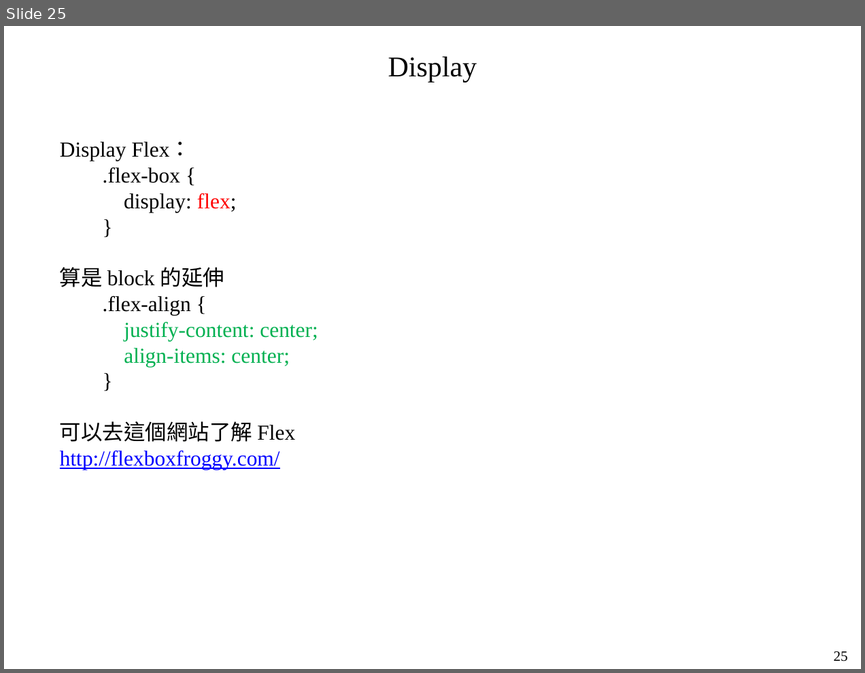
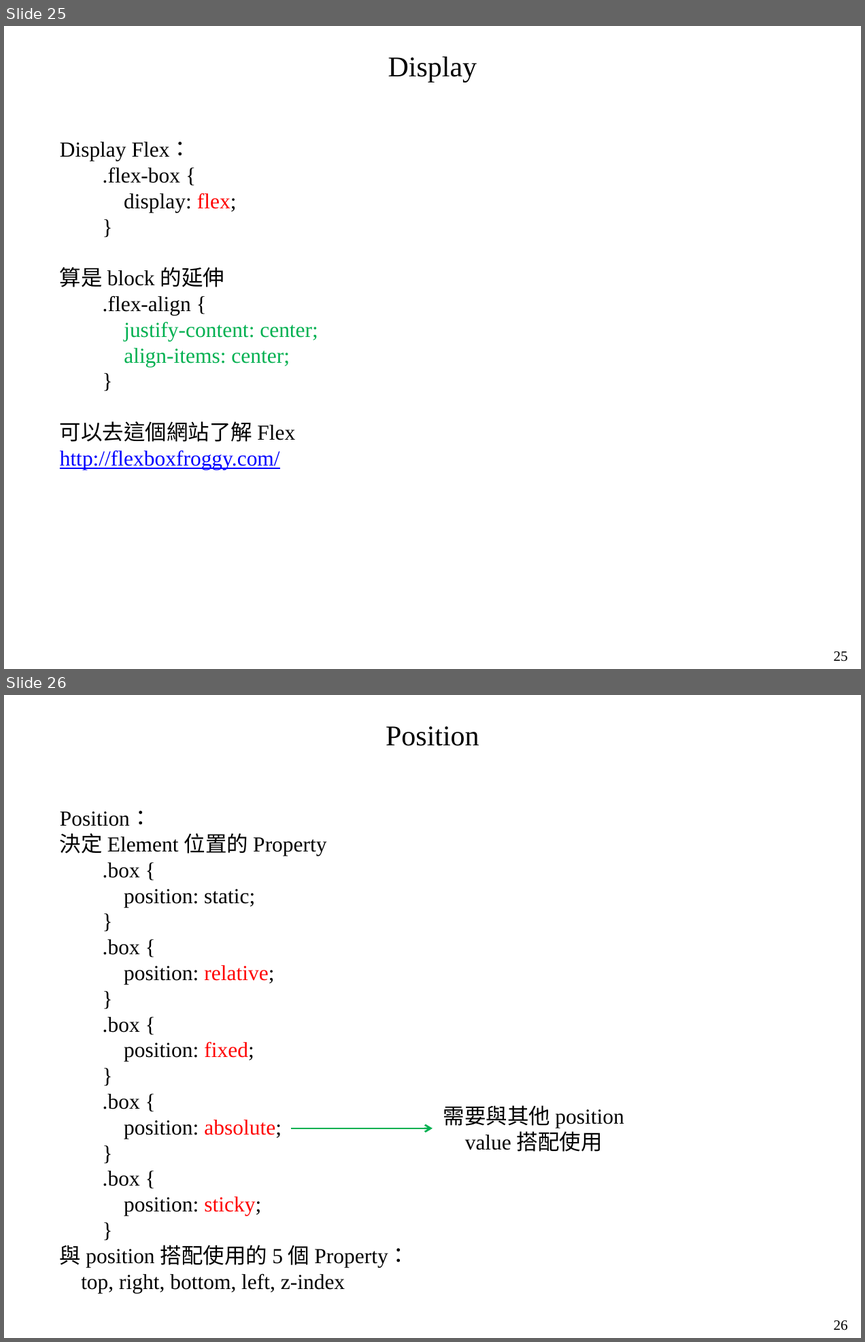
Before and after one commit to mar120434/2021_web_tutor, a slide deck: 靜態網頁.pptx. Shown one above the other, each under a label of ours: slide 25 before the commit, slides 25 and 26 after it. The pictures are 865x673 and 865x1342 pixels, drawn with LibreOffice and Linux fonts; fonts in the diff are those of the drawing. Boxes give left, top, right and bottom in pixels: in the first picture for what was removed or moved away, otherwise in the second. Text is boxed around its words. In the diff, an @@ line names an element or a change of style, - is before the commit and + after.

```diff
--- a/靜態網頁.pptx
+++ b/靜態網頁.pptx
@@ slide 26 added at <box>4,695,861,1338</box>, background #FFFFFF @@
@@ text added at <box>385,726,479,746</box>, 24 pt, text #000000 @@
+Position
@@ text added at <box>60,811,409,1293</box>, 18 pt, text #000000 @@
+Position：
+決定 Element 位置的 Property
+.box {
+position: static;
+}
+.box {
+position: relative;
+}
+.box {
+position: fixed;
+}
+.box {
+position: absolute;
+}
+.box {
+position: sticky;
+}
+與 position 搭配使用的 5 個 Property：
+top, right, bottom, left, z-index
@@ text added at <box>443,1105,623,1151</box>, 18 pt, text #000000 @@
+需要與其他 position value 搭配使用
@@ arrow added from (291, 1127) to (432, 1127), #00B050 1.5 pt @@
@@ text added at <box>834,1320,848,1330</box>, 12 pt, text #000000 @@
+26
```
Also in this commit, not shown: 7 slides changed, 2 other files.
